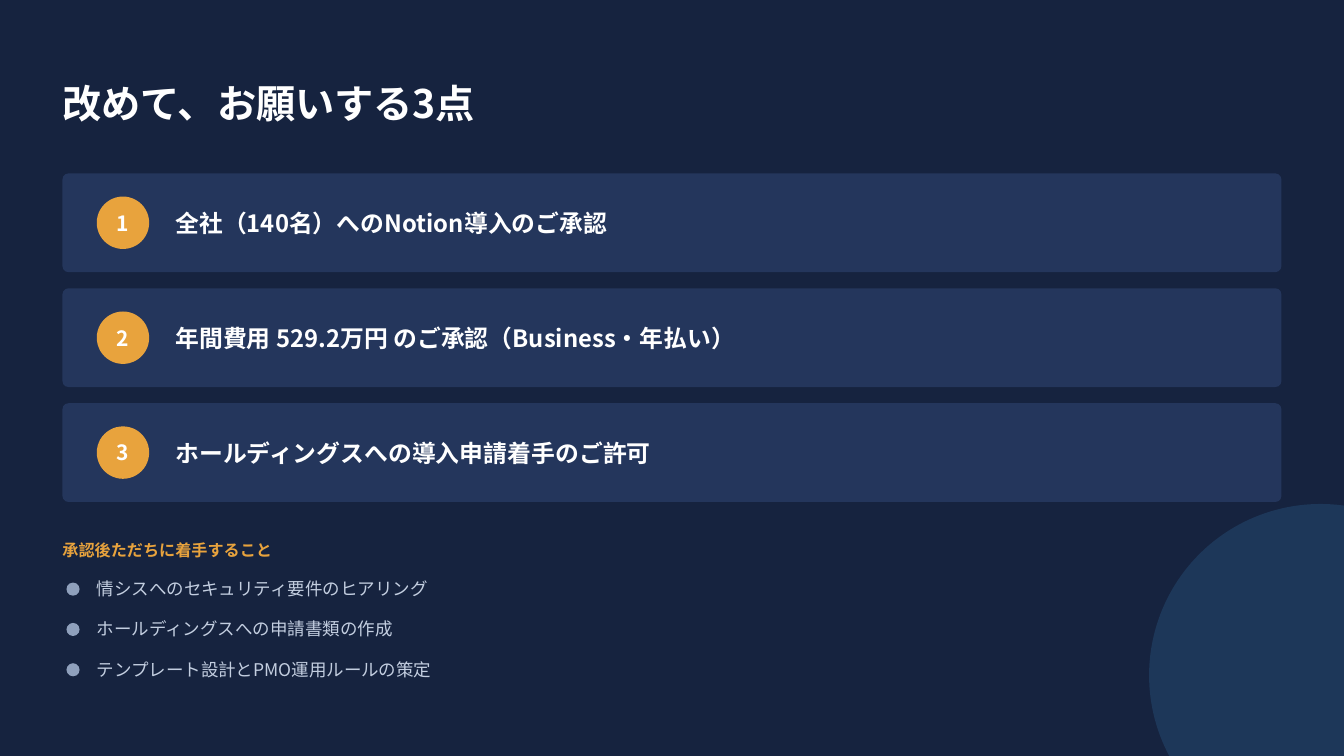
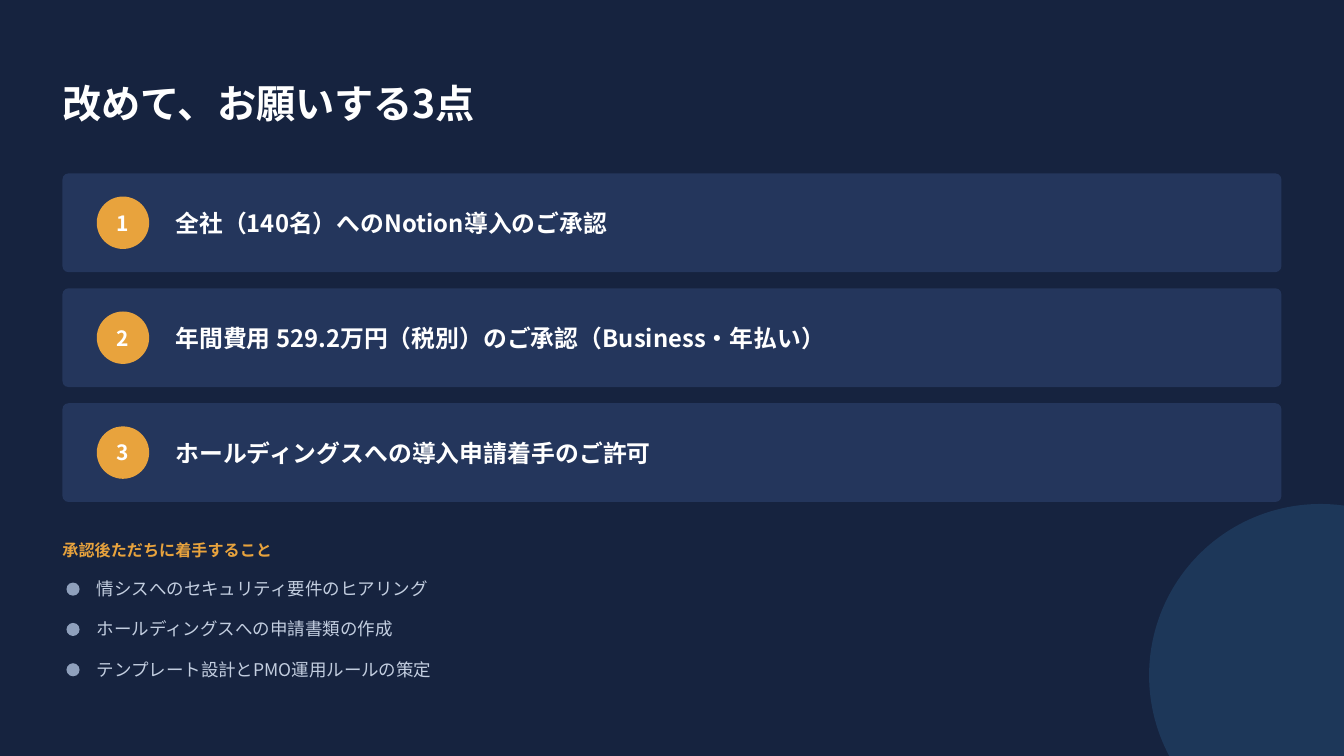
Before and after one commit to nii-d/claude-test, a slide deck: slide 27 of slides/notion-proposal.pptx. Drawn at 1344x756 pixels with LibreOffice and Linux fonts; fonts in the diff are those of the drawing. Boxes give left, top, right and bottom in pixels: in the first picture for what was removed or moved away, otherwise in the second. Text is boxed around its words. In the diff, an @@ line names an element or a change of style, - is before the commit and + after.

```diff
--- a/slides/notion-proposal.pptx
+++ b/slides/notion-proposal.pptx
@@ text at [175,326,825,350]: text changed @@
-年間費用 529.2万円 のご承認（Business・年払い）
+年間費用 529.2万円（税別）のご承認（Business・年払い）
```
Also in this commit, not shown: 8 other slides changed, 3 other files.
